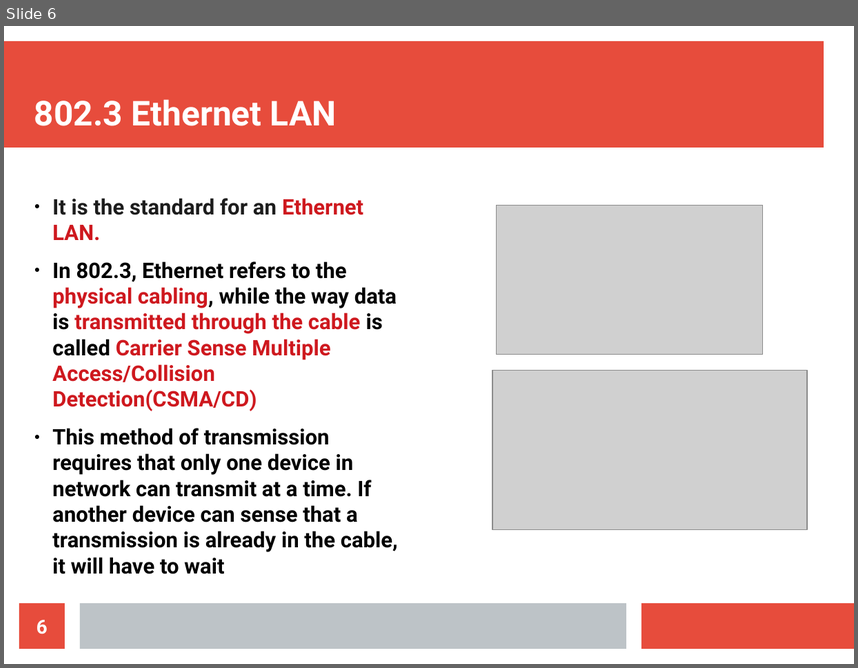
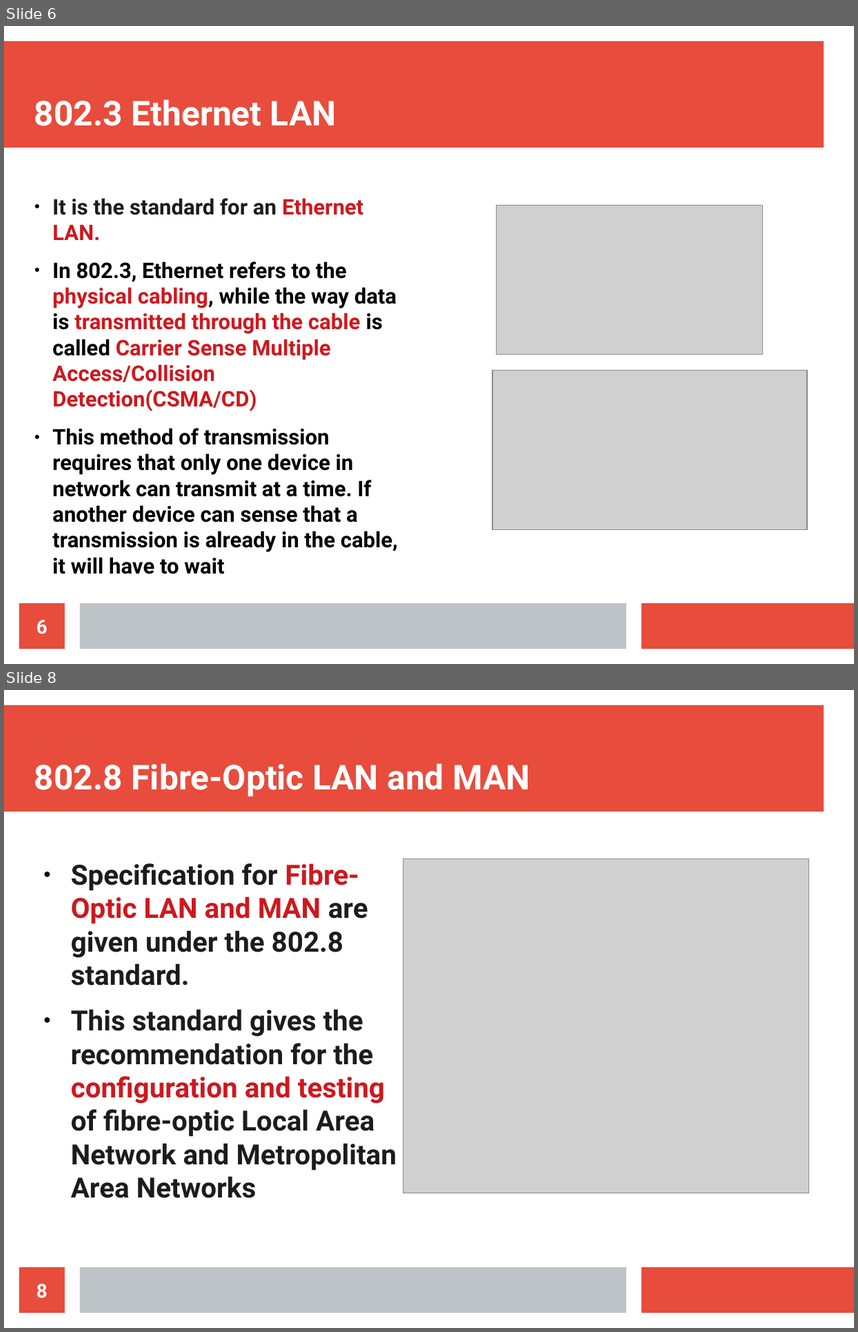
Before and after one commit to sunil11101/CN_Presentation_Section_C, a slide deck: CN PRESENTATION.odp. Shown one above the other, each under a label of ours: slide 6 before the commit, slides 6 and 8 after it; the slides between them are not shown. The pictures are 858x668 and 858x1332 pixels, drawn with LibreOffice and Linux fonts; fonts in the diff are those of the drawing; grey boxes stand for pictures. Boxes give left, top, right and bottom in pixels: in the first picture for what was removed or moved away, otherwise in the second. Text is boxed around its words. In the diff, an @@ line names an element or a change of style, - is before the commit and + after.

Commit message:
added 802.8 standard

```diff
--- a/CN PRESENTATION.odp
+++ b/CN PRESENTATION.odp
@@ slide 8 added at box(4, 690, 854, 1328), background #FFFFFF; not listed: 3 template elements that a slide beside it also shows @@
@@ title added at box(34, 763, 530, 796), 32 pt, text #FFFFFF, bold @@
+802.8 Fibre-Optic LAN and MAN
@@ text added at box(71, 863, 397, 1198), 26 pt, text #1C1C1C, bold @@
+● Specification for Fibre-Optic LAN and MAN are given under the 802.8 standard.
+● This standard gives the recommendation for the configuration and testing of fibre-optic Local Area Network and Metropolitan Area Networks
@@ picture added at box(403, 859, 809, 1193) @@
@@ page number added at box(19, 1267, 65, 1312), fill #E74C3C, 18 pt, text #FFFFFF, bold @@
+8
```
Also in this commit, not shown: 1 slide changed, 1 other file.
